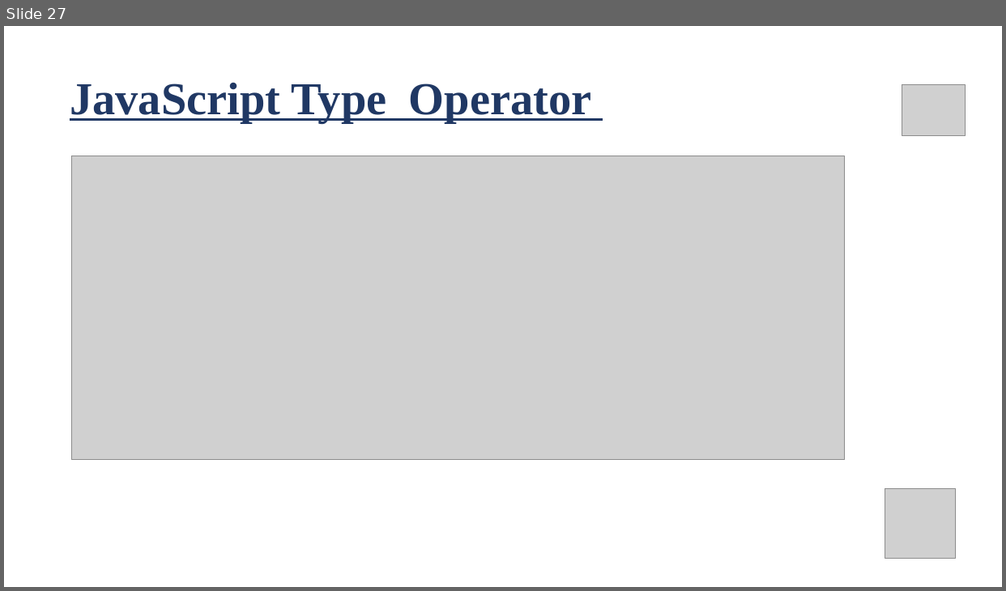
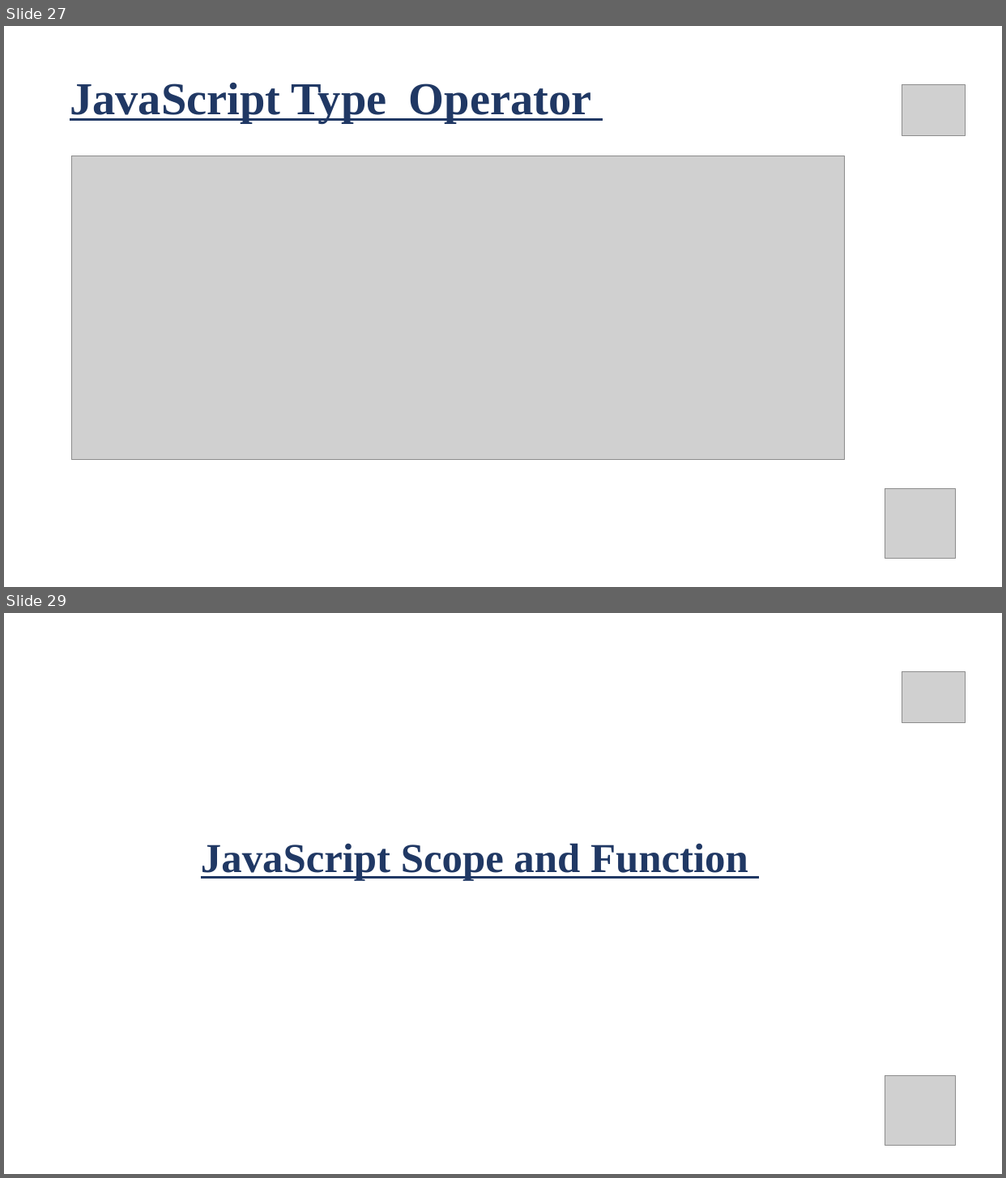
Before and after one commit to pappudey/Course-Code-, a slide deck: js 1st class slide - part 01 .pptx. Shown one above the other, each under a label of ours: slide 27 before the commit, slides 27 and 29 after it; the slides between them are not shown. The pictures are 1006x591 and 1006x1178 pixels, drawn with LibreOffice and Linux fonts; fonts in the diff are those of the drawing; grey boxes stand for pictures. Boxes give left, top, right and bottom in pixels: in the first picture for what was removed or moved away, otherwise in the second. Text is boxed around its words. In the diff, an @@ line names an element or a change of style, - is before the commit and + after.

```diff
--- a/js 1st class slide - part 01 .pptx
+++ b/js 1st class slide - part 01 .pptx
@@ slide 29 added at bbox=[4, 613, 1002, 1174], background #FFFFFF @@
@@ picture added at bbox=[902, 672, 965, 723] @@
@@ title added at bbox=[201, 843, 748, 881], 39.6 pt, text #203864, bold, underline @@
+JavaScript Scope and Function
@@ picture added at bbox=[885, 1076, 956, 1146] @@
```
Also in this commit, not shown: 1 other slide added, 2 other files.
